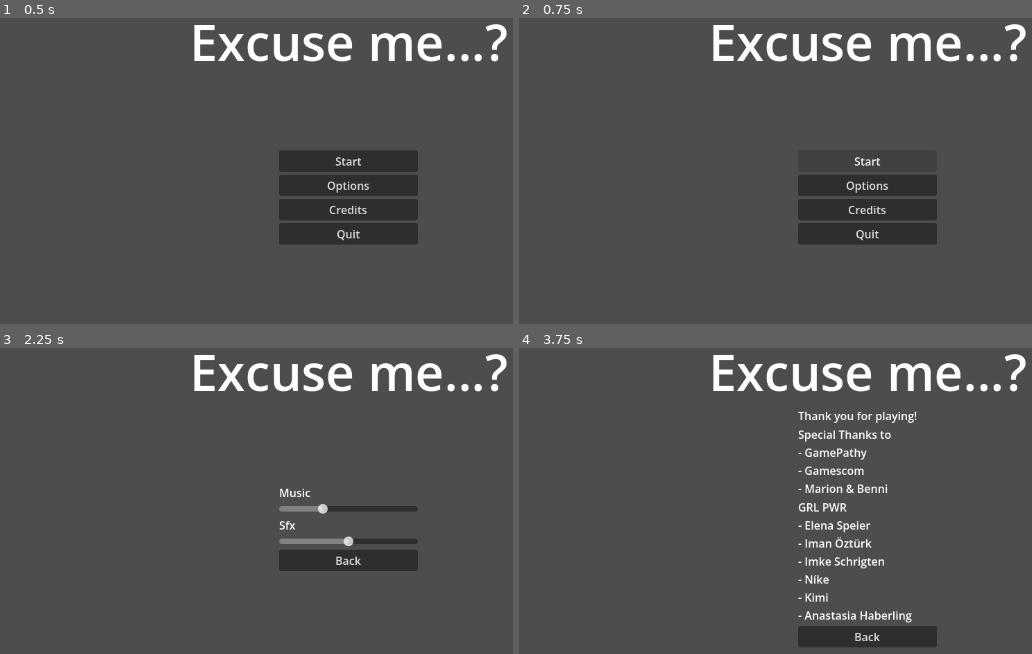
Above: before the commit, frames 1-4 (two rows, left to right).
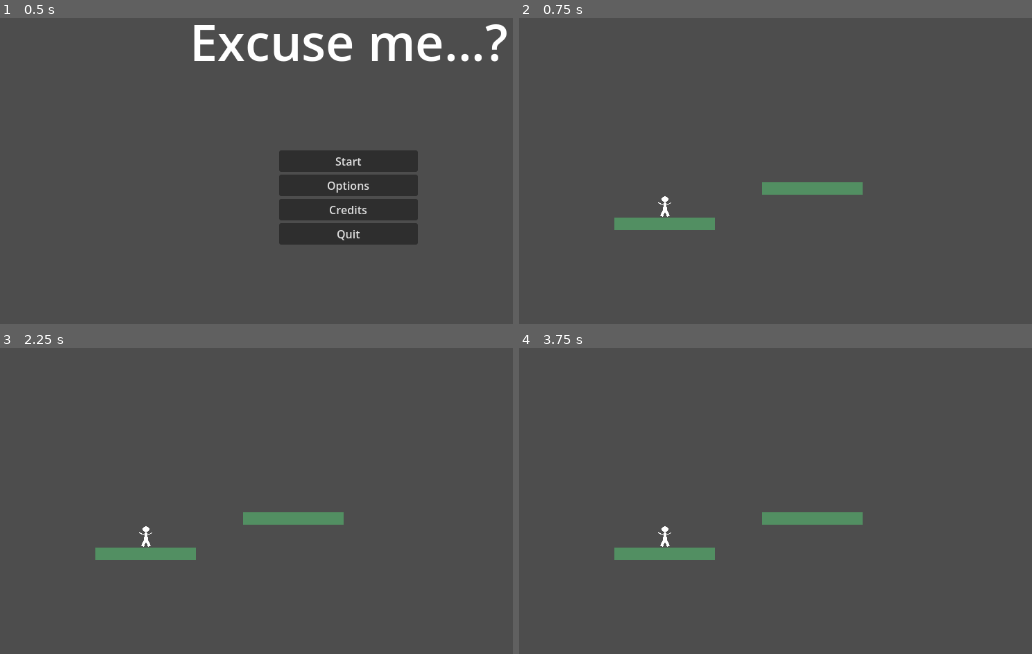
Above: after the commit, the same moments.

Repository: Vulcania/gamepathy2026
Game: Godot game, scene res://ui/title_screen/title_screen.tscn
Two runs of this game, one before a commit and one after it. Both use one fixed random seed, a clock stepped at 60 frames per second and the inputs below.
Inputs (mouse positions are in pixels of both pictures, inside the frame that each line leads up to):
- Up to frame 1 (0.5 s): no input
- Up to frame 2 (0.75 s): click "Start" at 0.5 s
- Up to frame 3 (2.25 s): click (348, 491) at 1.25 s, where only the run before the commit has a clickable "Start"; click (348, 516) at 2 s, where only the run before the commit has a clickable "Options"
- Up to frame 4 (3.75 s): click (867, 559) at 2.75 s, where only the run before the commit has a clickable "Back"; click (867, 540) at 3.5 s, where only the run before the commit has a clickable "Credits"

Frame 1 is identical in both runs. In frame 2, 9.1% of the frame differs, in the area x 18-99%, y 1-74%; in frame 3, 7.0%; in frame 4, 8.5%.

Commit message:
feat: started player movement

Diff:
--- /dev/null
+++ b/level/test_level.tscn
@@ -0,0 +1,33 @@
+[gd_scene format=3 uid="uid://76ay80ih27k7"]
+
+[ext_resource type="PackedScene" uid="uid://dqu1i03enuje5" path="res://player/player.tscn" id="1_dsqel"]
+
+[sub_resource type="RectangleShape2D" id="RectangleShape2D_s65ib"]
+size = Vector2(145, 18)
+
+[node name="TestLevel" type="Node2D" unique_id=929540585]
+
+[node name="Platform" type="StaticBody2D" parent="." unique_id=479025941]
+position = Vector2(283, 362)
+
+[node name="CollisionShape2D" type="CollisionShape2D" parent="Platform" unique_id=2042948042]
+shape = SubResource("RectangleShape2D_s65ib")
+
+[node name="Polygon2D" type="Polygon2D" parent="Platform" unique_id=1036498418]
+position = Vector2(-173, -62)
+color = Color(0.32156864, 0.56078434, 0.38431373, 1)
+polygon = PackedVector2Array(101, 53, 246, 53, 246, 71, 101, 71)
+
+[node name="Platform2" type="StaticBody2D" parent="." unique_id=369817433]
+position = Vector2(496, 311)
+
+[node name="CollisionShape2D" type="CollisionShape2D" parent="Platform2" unique_id=578129618]
+shape = SubResource("RectangleShape2D_s65ib")
+
+[node name="Polygon2D" type="Polygon2D" parent="Platform2" unique_id=1411072597]
+position = Vector2(-173, -62)
+color = Color(0.32156864, 0.56078434, 0.38431373, 1)
+polygon = PackedVector2Array(101, 53, 246, 53, 246, 71, 101, 71)
+
+[node name="Player" parent="." unique_id=166332311 instance=ExtResource("1_dsqel")]
+position = Vector2(284, 332)
--- /dev/null
+++ b/player/player.gd
@@ -0,0 +1,114 @@
+extends CharacterBody2D
+
+
+# movement
+@export var base_speed: float = 300.0
+@export var run_speed_factor: float = 1.67
+@export var jump_speed_factor: float = -2
+@export var gravity_speed_factor: float = 4
+@export var acceleration: float = 10.0
+@export var friction: float = 30.0
+
+# dash
+@export var dash_speed_factor: float = 2.67
+@export var dash_duration: float = 0.2
+@export var dash_cooldown: float = 0.5
+
+@export var slide_friction_factor = 0.33
+
+
+# input actions
+var move_input: float = 0.0
+var is_running: bool = false
+var is_ducking: bool = false
+var is_blocking: bool = false
+var is_jumping: bool = false
+var gravity_vector: Vector2 = ProjectSettings.get_setting("physics/2d/default_gravity_vector")
+
+# dash
+
+var dash_time_left: float = 0.0
+var dash_cooldown_left: float = 0.0
+var dash_direction:float = 1.0
+
+enum State { IDLE, WALK, RUN, JUMP, FALL, DUCK, SLIDE, BLOCK, DASH }
+
+var current_state: State = State.IDLE
+
+func _physics_process(delta: float) -> void:
+	move_input = Input.get_axis("move_left", "move_right")
+	is_running = Input.is_action_pressed("run")
+	is_ducking = Input.is_action_pressed("duck")
+	is_blocking = Input.is_action_pressed("block")
+	is_jumping = Input.is_action_pressed("jump")
+
+	_update_state()
+
+	if current_state != State.DASH and dash_cooldown_left > 0:
+		dash_cooldown_left = dash_cooldown_left - delta
+
+	_apply_movement(delta)
+
+
+func _update_state() -> void:
+	if current_state == State.DASH and dash_time_left >= 0:
+		return
+	if not is_on_floor():
+		if is_blocking:
+			current_state = State.BLOCK
+			return
+		current_state = State.JUMP if velocity.y < 0 else State.FALL
+		return
+	if is_jumping:
+		current_state = State.JUMP
+		return
+	if is_blocking and is_running and move_input != 0.0 and not current_state == State.DASH and dash_cooldown_left <= 0.0:
+		dash_time_left = dash_duration
+		dash_direction = sign(move_input) if move_input != 0.0 else 1.0
+		current_state = State.DASH
+		return
+	if is_ducking and is_running and move_input != 0.0:
+		current_state = State.SLIDE
+		return
+	if is_blocking:
+		current_state = State.BLOCK
+		return
+	if is_ducking:
+		current_state = State.DUCK
+		return
+	if is_running and move_input != 0.0:
+		current_state = State.RUN
+		return
+	if move_input != 0.0:
+		current_state = State.WALK
+		return
+	current_state = State.IDLE
+
+func _apply_movement(delta:float) -> void:
+	var target_speed: float
+	if not is_on_floor():
+		velocity.y += gravity_vector.y * base_speed * gravity_speed_factor * delta
+	match current_state:
+		State.IDLE, State.BLOCK, State.DUCK:
+			target_speed = 0.0
+			velocity.x = move_toward(velocity.x, target_speed, friction)
+		State.WALK:
+			target_speed = move_input * base_speed
+			velocity.x = move_toward(velocity.x, target_speed, acceleration)
+		State.RUN:
+			target_speed = move_input * base_speed * run_speed_factor
+			velocity.x = move_toward(velocity.x, target_speed, acceleration)
+		State.SLIDE:
+			target_speed = 0.0
+			velocity.x = move_toward(velocity.x, target_speed, friction*slide_friction_factor)
+		State.JUMP:
+			if is_on_floor():
+				velocity.y = base_speed * jump_speed_factor
+			velocity.x = move_input * base_speed
+		State.DASH:
+			velocity.x = dash_direction * base_speed * dash_speed_factor
+			dash_time_left -= delta
+			if dash_time_left <= 0.0:
+				dash_cooldown_left = dash_cooldown
+
+	move_and_slide()
--- /dev/null
+++ b/player/player.tscn
@@ -0,0 +1,14 @@
+[gd_scene format=3 uid="uid://dqu1i03enuje5"]
+
+[ext_resource type="Script" uid="uid://cka6p505l2njq" path="res://player/player.gd" id="1_oul6g"]
+
+[sub_resource type="CapsuleShape2D" id="CapsuleShape2D_rkbax"]
+
+[node name="Player" type="CharacterBody2D" unique_id=1980571954]
+script = ExtResource("1_oul6g")
+
+[node name="CollisionShape2D" type="CollisionShape2D" parent="." unique_id=210136726]
+shape = SubResource("CapsuleShape2D_rkbax")
+
+[node name="Polygon2D" type="Polygon2D" parent="." unique_id=835250144]
+polygon = PackedVector2Array(-4, -14, 0, -16, 4, -14, 5, -11, 4, -9, 3, -8, 1, -8, 1, -6, 4, -4, 9, -7, 9, -6, 4, -3, 2, -4, 3, 4, 7, 12, 3, 14, 0, 7, -3, 14, -7, 12, -3, 4, -2, -4, -4, -3, -10, -6, -9, -7, -4, -4, -1, -6, -1, -8, -3, -8, -4, -9, -5, -11)
--- a/project.godot
+++ b/project.godot
@@ -19,6 +19,48 @@
 
 Options="*uid://c6hw1pwomiwrq"
 
+[input]
+
+move_left={
+"deadzone": 0.2,
+"events": [Object(InputEventJoypadMotion,"resource_local_to_scene":false,"resource_name":"","device":-1,"axis":0,"axis_value":-1.0,"script":null)
+, Object(InputEventKey,"resource_local_to_scene":false,"resource_name":"","device":-1,"window_id":0,"alt_pressed":false,"shift_pressed":false,"ctrl_pressed":false,"meta_pressed":false,"pressed":false,"keycode":0,"physical_keycode":65,"key_label":0,"unicode":97,"location":0,"echo":false,"script":null)
+, Object(InputEventKey,"resource_local_to_scene":false,"resource_name":"","device":-1,"window_id":0,"alt_pressed":false,"shift_pressed":false,"ctrl_pressed":false,"meta_pressed":false,"pressed":false,"keycode":0,"physical_keycode":4194319,"key_label":0,"unicode":0,"location":0,"echo":false,"script":null)
+, null]
+}
+move_right={
+"deadzone": 0.2,
+"events": [Object(InputEventJoypadMotion,"resource_local_to_scene":false,"resource_name":"","device":-1,"axis":0,"axis_value":1.0,"script":null)
+, Object(InputEventKey,"resource_local_to_scene":false,"resource_name":"","device":-1,"window_id":0,"alt_pressed":false,"shift_pressed":false,"ctrl_pressed":false,"meta_pressed":false,"pressed":false,"keycode":0,"physical_keycode":68,"key_label":0,"unicode":100,"location":0,"echo":false,"script":null)
+, Object(InputEventKey,"resource_local_to_scene":false,"resource_name":"","device":-1,"window_id":0,"alt_pressed":false,"shift_pressed":false,"ctrl_pressed":false,"meta_pressed":false,"pressed":false,"keycode":0,"physical_keycode":4194321,"key_label":0,"unicode":0,"location":0,"echo":false,"script":null)
+]
+}
+jump={
+"deadzone": 0.2,
+"events": [Object(InputEventKey,"resource_local_to_scene":false,"resource_name":"","device":-1,"window_id":0,"alt_pressed":false,"shift_pressed":false,"ctrl_pressed":false,"meta_pressed":false,"pressed":false,"keycode":0,"physical_keycode":32,"key_label":0,"unicode":32,"location":0,"echo":false,"script":null)
+, Object(InputEventJoypadButton,"resource_local_to_scene":false,"resource_name":"","device":-1,"button_index":1,"pressure":0.0,"pressed":false,"script":null)
+]
+}
+run={
+"deadzone": 0.2,
+"events": [Object(InputEventKey,"resource_local_to_scene":false,"resource_name":"","device":-1,"window_id":0,"alt_pressed":false,"shift_pressed":false,"ctrl_pressed":false,"meta_pressed":false,"pressed":false,"keycode":0,"physical_keycode":4194325,"key_label":0,"unicode":0,"location":0,"echo":false,"script":null)
+, Object(InputEventJoypadButton,"resource_local_to_scene":false,"resource_name":"","device":-1,"button_index":0,"pressure":0.0,"pressed":false,"script":null)
+]
+}
+duck={
+"deadzone": 0.2,
+"events": [Object(InputEventKey,"resource_local_to_scene":false,"resource_name":"","device":-1,"window_id":0,"alt_pressed":false,"shift_pressed":false,"ctrl_pressed":false,"meta_pressed":false,"pressed":false,"keycode":0,"physical_keycode":83,"key_label":0,"unicode":115,"location":0,"echo":false,"script":null)
+, Object(InputEventJoypadMotion,"resource_local_to_scene":false,"resource_name":"","device":-1,"axis":1,"axis_value":1.0,"script":null)
+, Object(InputEventKey,"resource_local_to_scene":false,"resource_name":"","device":-1,"window_id":0,"alt_pressed":false,"shift_pressed":false,"ctrl_pressed":false,"meta_pressed":false,"pressed":false,"keycode":0,"physical_keycode":4194322,"key_label":0,"unicode":0,"location":0,"echo":false,"script":null)
+]
+}
+block={
+"deadzone": 0.2,
+"events": [Object(InputEventKey,"resource_local_to_scene":false,"resource_name":"","device":-1,"window_id":0,"alt_pressed":false,"shift_pressed":false,"ctrl_pressed":false,"meta_pressed":false,"pressed":false,"keycode":0,"physical_keycode":4194328,"key_label":0,"unicode":0,"location":0,"echo":false,"script":null)
+, Object(InputEventJoypadButton,"resource_local_to_scene":false,"resource_name":"","device":-1,"button_index":2,"pressure":0.0,"pressed":false,"script":null)
+]
+}
+
 [physics]
 
 3d/physics_engine="Jolt Physics"
--- a/ui/title_screen/title_screen.gd
+++ b/ui/title_screen/title_screen.gd
@@ -17,7 +17,7 @@
 
 
 func _on_start_button_pressed() -> void:
-	print_debug('Start pressed')
+	get_tree().change_scene_to_file("res://level/test_level.tscn")
 
 
 func _on_options_button_pressed() -> void:
Not shown, added: player/player.gd.uid
